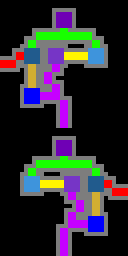
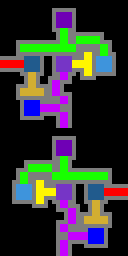
Revision of a layered 128 x 256 image; what changed, layer by layer:
removed layer "Capa 9" over [12, 28, 116, 248]
renamed "Grupo 1 copia 2" to "Capa 12 copia 3", painted on it over [12, 156, 116, 248]
renamed "Grupo 1 copia" to "Capa 12 copia", painted on it over [12, 28, 116, 120]
